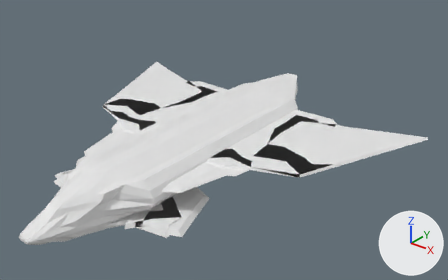
Before and after pictures for a commit that changed the OBJ model data/models/falcon.obj.
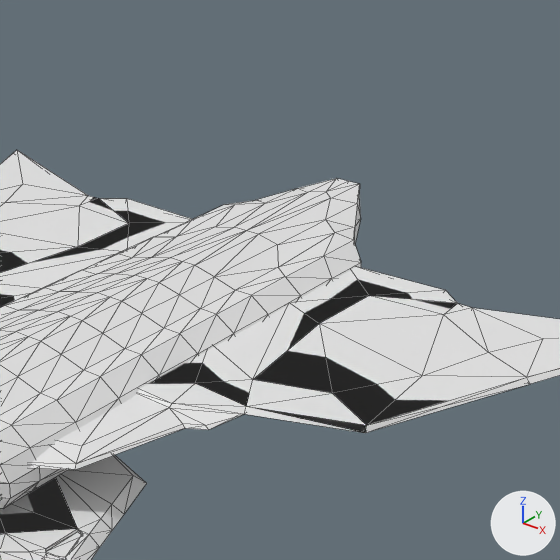
There are two pictures of each version: one whole from a 50 mm lens placed at (15.76, -15.73, 12.87), pointed at (1.35, 2.29, 1.7), one close up on the part from 33% to 85% of the width and 0% to 82% of the height. Arrows for +X, +Y and +Z are at lower right; the lights stay in place. The close-ups show mesh edges as thin lines. Where no turn or scale is listed for an object, it has been applied to the vertices.

Objects in the first close-up: 'Cube_Cube.001'.
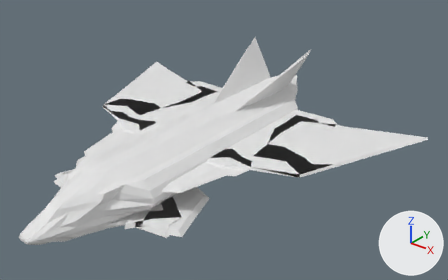
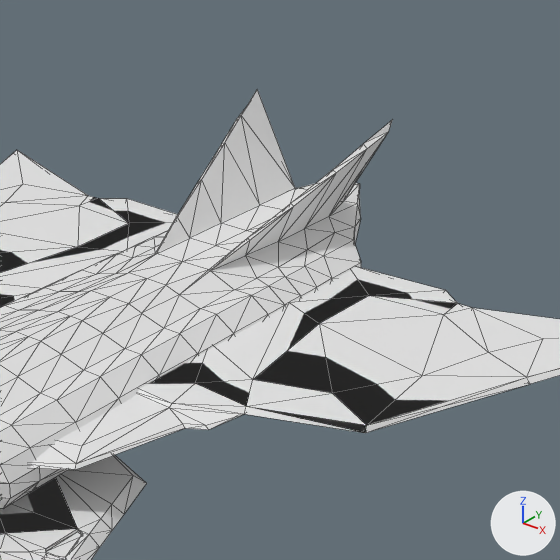
Changed parts and their boxes [x1, y1, x2, y2] in the close-ups (560 x 560 px):
'Cube_Cube.001', reshaped: before [0, 150, 560, 560]; after [0, 90, 560, 560]
part 1 of me_cube_cube_001, built on: before [40, 178, 360, 333]; after [40, 90, 393, 333]

What the commit changed:
me_cube_cube_001 is used by ob_cube_cube_001; location (0.0, 0.0, 0.0).
me_cube_cube_001 had 748 vertices, 1430 faces and spanned x -7.9..7.9, y -6.6..9.5, z 0.0..2.2.
me_cube_cube_001 now has 814 vertices, 1562 faces and spans x -7.9..7.9, y -6.6..9.5, z 0.0..4.1.
Part 1, on me_cube_cube_001:
12 vertices are removed from x -0.7..0.7, y 4.0..8.4, z 2.1..2.2.
120 faces are deleted.
4 vertices move from x -0.3..0.3, y 2.0..3.0, z 2.2 to x -0.4..0.4, y 2.0..3.0, z 2.2.
58 vertices are added at x -1.6..1.6, y 4.0..8.4, z 0.3..4.1.
20 new vertices lie (0.0, 0.5, 0.0) away from vertices in x -2.1..2.1, y 4.0..5.0, z 0.7..2.0.
252 new faces join them.
